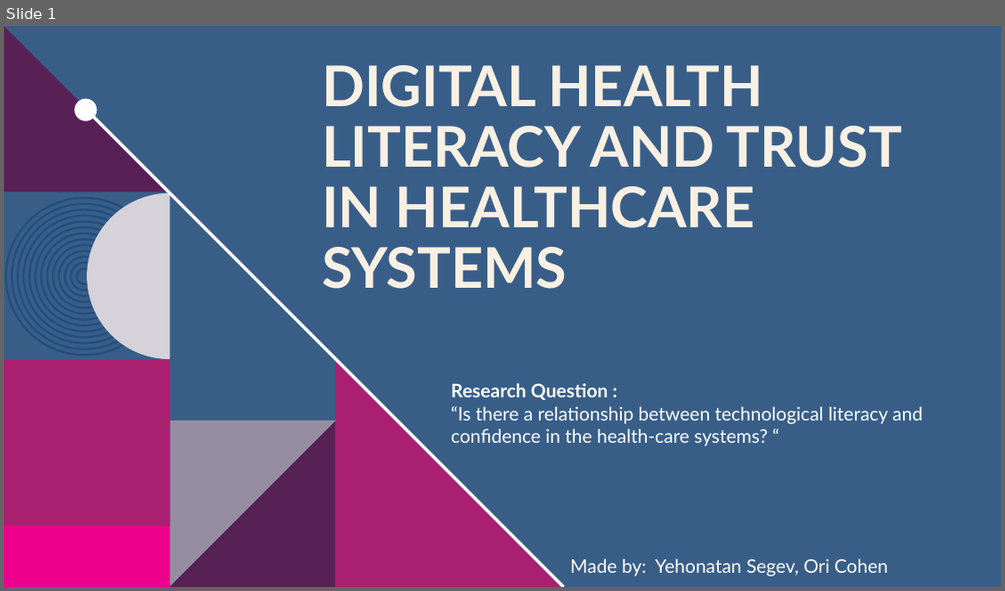
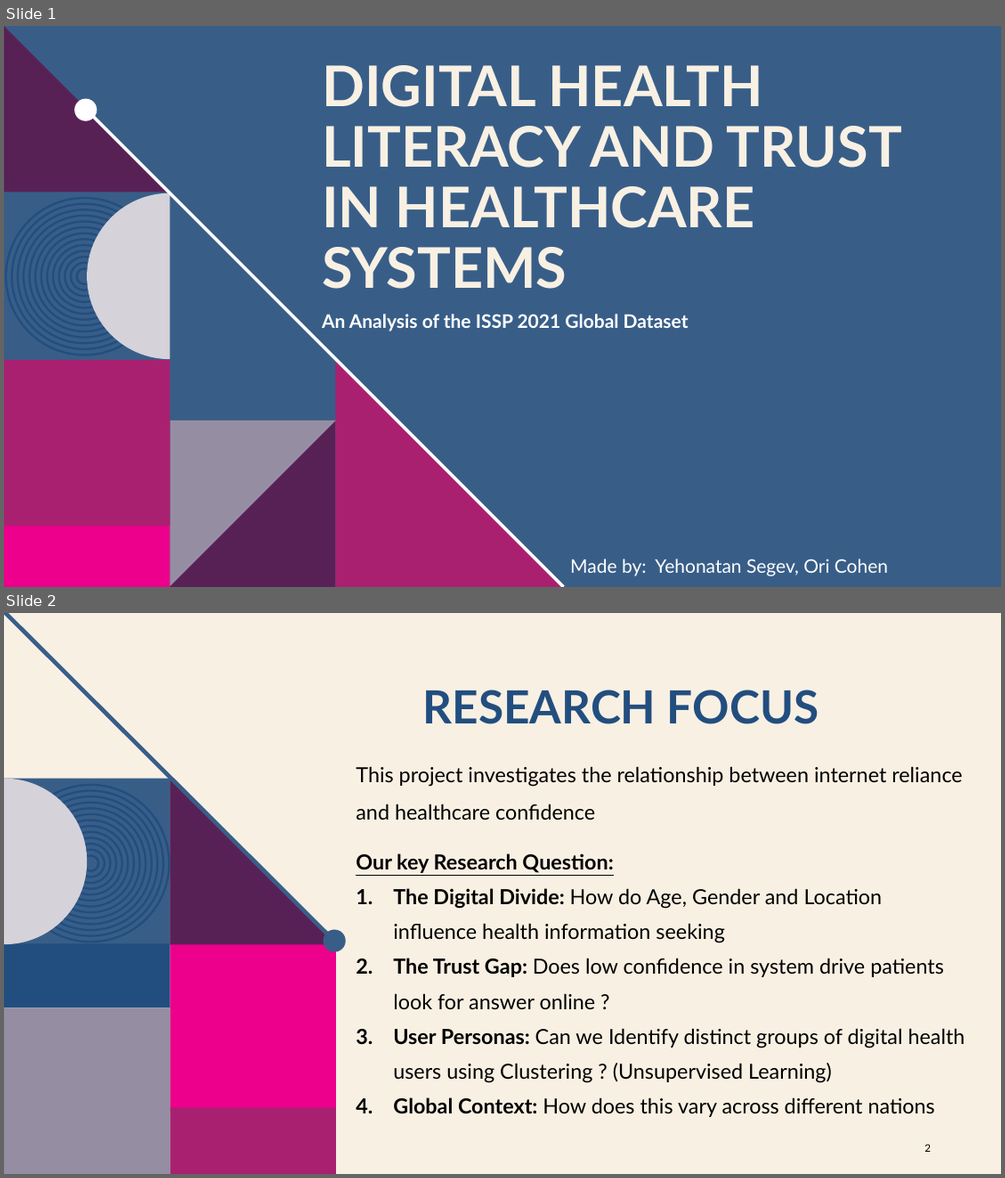
Before and after one commit to yonatanzxc123/ISSP-Health-Data-Analysis, a slide deck: Digital Health Literacy and Trust in Healthcare Systems.pptx. Shown one above the other, each under a label of ours: slide 1 before the commit, slides 1 and 2 after it. The pictures are 1005x591 and 1005x1178 pixels, drawn with LibreOffice and Linux fonts; fonts in the diff are those of the drawing; background and template pictures are left out. Boxes give left, top, right and bottom in pixels: in the first picture for what was removed or moved away, otherwise in the second. Text is boxed around its words. In the diff, an @@ line names an element or a change of style, - is before the commit and + after.

```diff
--- a/Digital Health Literacy and Trust in Healthcare Systems.pptx
+++ b/Digital Health Literacy and Trust in Healthcare Systems.pptx
@@ slide 2 added at bbox=[4, 613, 1001, 1174], background #F8F0E3 @@
@@ title added at bbox=[423, 690, 818, 724], 44 pt, text #224E7F, bold @@
+RESEARCH FOCUS
@@ text added at bbox=[356, 766, 962, 819], 20 pt, text #000000 @@
+This project investigates the relationship between internet reliance and healthcare confidence
@@ text added at bbox=[356, 853, 965, 1117], 20 pt, text #000000 @@
+Our key Research Question:
+1. The Digital Divide: How do Age, Gender and Location influence health information seeking
+2. The Trust Gap: Does low confidence in system drive patients look for answer online ?
+3. User Personas: Can we Identify distinct groups of digital health users using Clustering ? (Unsupervised Learning)
+4. Global Context: How does this vary across different nations
@@ group added at bbox=[4, 613, 346, 1174]: 14 ellipses, 5 rectangles, 2 freeform shapes, 1 line @@
@@ page number added at bbox=[924, 1143, 930, 1151], 10 pt, text #000000 @@
+2
@@ slide 1 changed as well @@
@@ text at bbox=[322, 313, 688, 331]: text changed; bold on @@
-Research Question :
-“Is there a relationship between technological literacy and confidence in the health-care systems? “
+An Analysis of the ISSP 2021 Global Dataset
```
Also in this commit, not shown: 7 other slides added, 4 slides removed, 1 other file.
